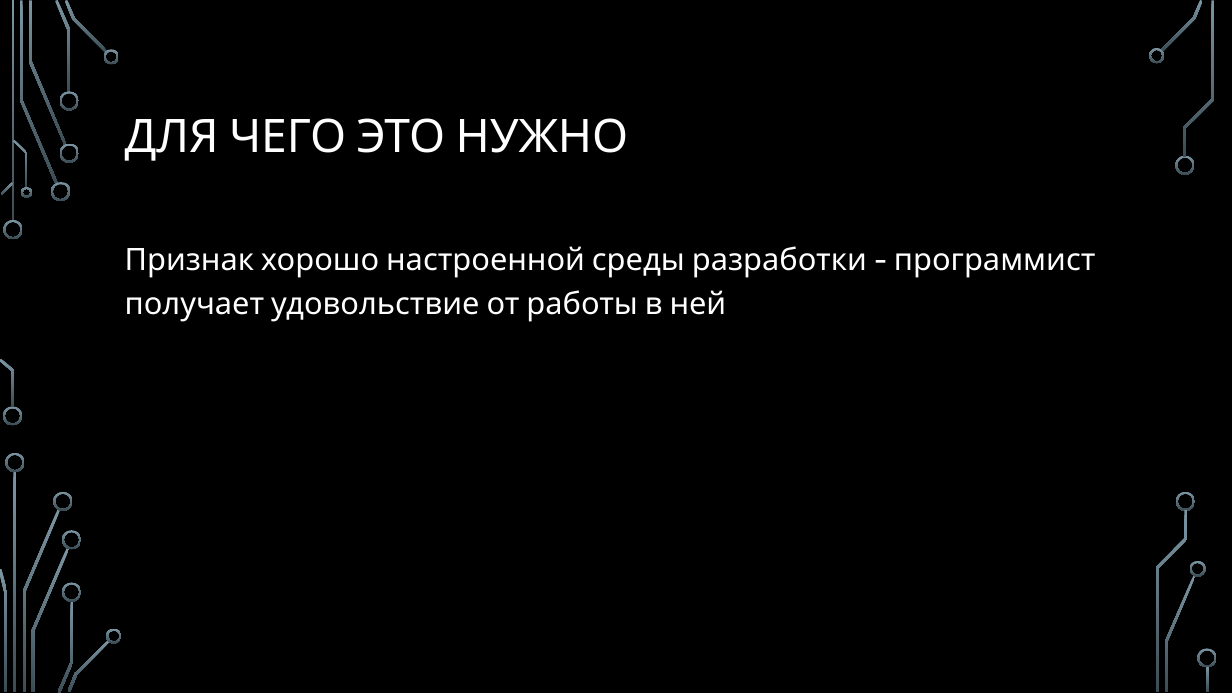
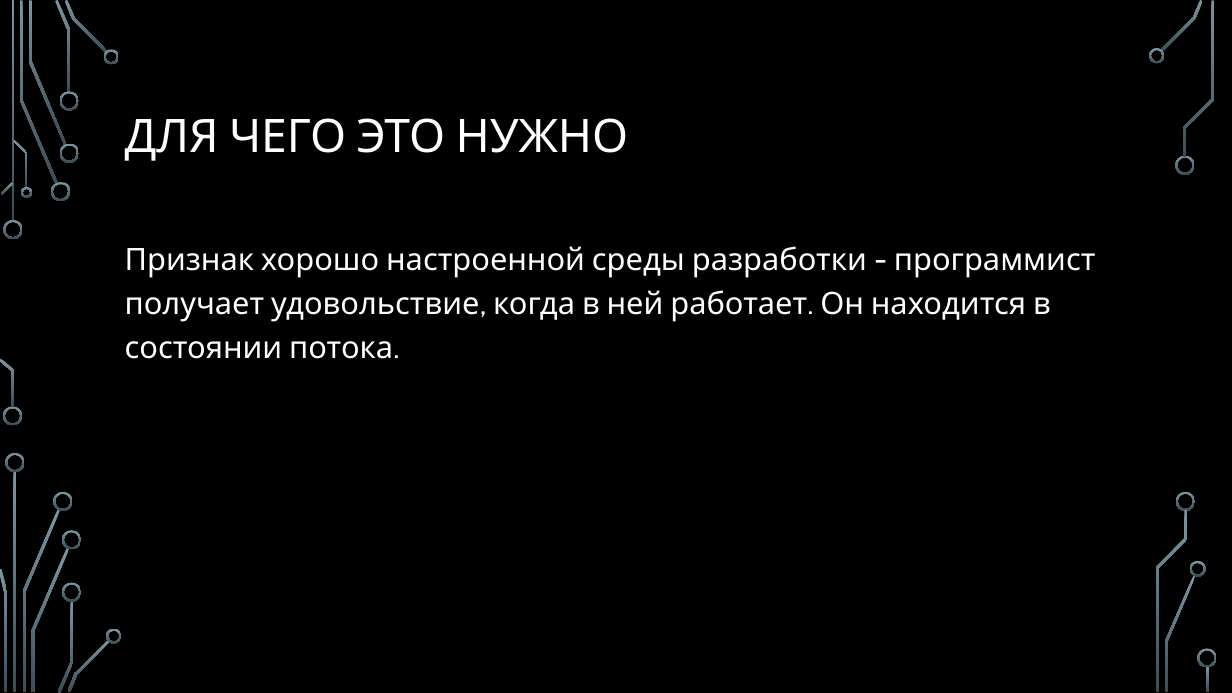
Before and after one commit to sergeyryskulov/Presentations, a slide deck: slide 19 of 09. Среда разработки/Среда разработки.pptx (slide 17 before the commit). Drawn at 1232x693 pixels with LibreOffice and Linux fonts; fonts in the diff are those of the drawing; background and template pictures are left out. Boxes give left, top, right and bottom in pixels: in the first picture for what was removed or moved away, otherwise in the second. Text is boxed around its words. In the diff, an @@ line names an element or a change of style, - is before the commit and + after.

```diff
--- a/09. Среда разработки/Среда разработки.pptx
+++ b/09. Среда разработки/Среда разработки.pptx
@@ text at <box>125,246,1096,359</box>: text changed @@
-Признак хорошо настроенной среды разработки - программист получает удовольствие от работы в ней
+Признак хорошо настроенной среды разработки - программист получает удовольствие, когда в ней работает. Он находится в состоянии потока.
```
Also in this commit, not shown: 4 other slides changed, 3 slides added.
